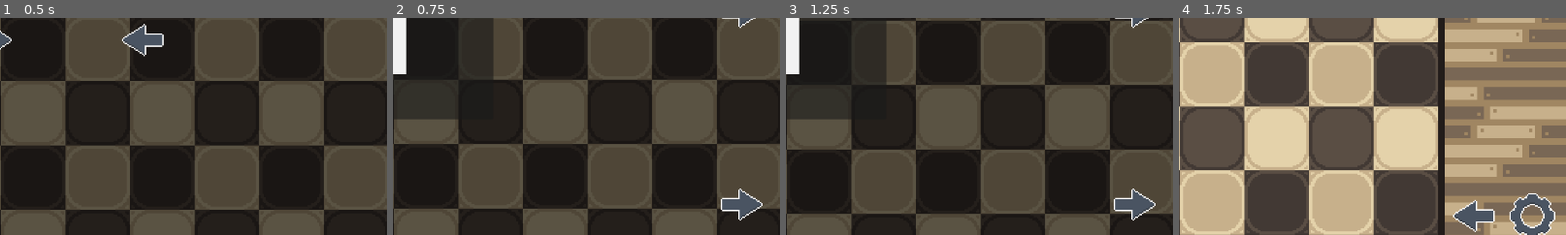
Above: before the commit, frames 1-4 (left to right).
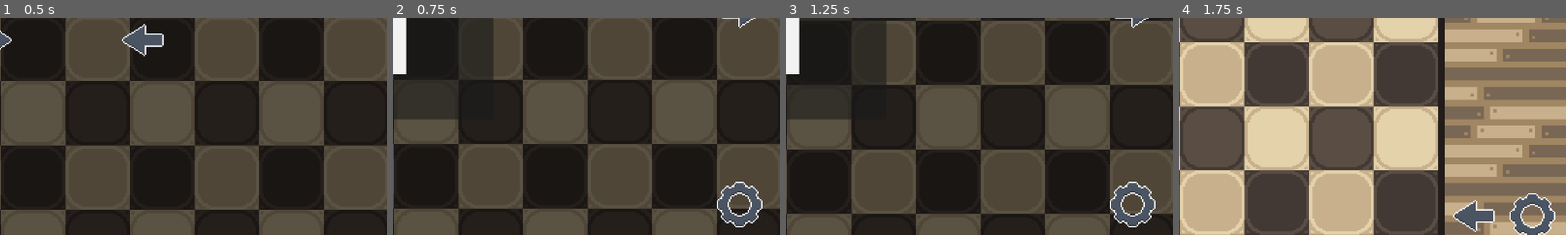
Above: after the commit, the same moments.

Repository: AuraDvin/MvR
Game: Godot game, scene res://levels/menus/main_menu/main_menu.tscn
The game is run twice, just before and just after one commit, with the same random seed, the same clock (stepped at 60 frames per second) and the same inputs.
Inputs (mouse positions are % of the whole screen's width and height, from its top left):
- Up to frame 1 (0.5 s): no input
- Up to frame 2 (0.75 s): click (50, 53) at 0.5 s
- Up to frame 3 (1.25 s): no input
- Up to frame 4 (1.75 s): click "1" at 1.25 s
The pictures show only the part of the screen within x 50-100%, y 47-97%; the shares and areas given below are measured in that part.

Frame 1 is identical in both runs. In frame 2, 1.6% of the frame differs, in the area x 83-96%, y 75-97%; in frame 3, 1.6%; in frame 4, nothing differs.

Commit message:
Settings icon

Diff:
--- a/levels/menus/level_select/level_select.tscn
+++ b/levels/menus/level_select/level_select.tscn
@@ -1,10 +1,12 @@
-[gd_scene load_steps=6 format=3 uid="uid://ckfkoclivdl6b"]
+[gd_scene load_steps=8 format=3 uid="uid://ckfkoclivdl6b"]
 
 [ext_resource type="Script" uid="uid://yi6swm0thjm7" path="res://levels/menus/level_select/level_select.gd" id="1_j0g6b"]
 [ext_resource type="PackedScene" uid="uid://dpxxvou3uyr11" path="res://levels/menus/level_select/level_picker.tscn" id="2_u4u3e"]
 [ext_resource type="Texture2D" uid="uid://cwtr0qbej2i88" path="res://assets/textures/button-back-normal.png" id="3_u4u3e"]
 [ext_resource type="Texture2D" uid="uid://bralhae1f5kru" path="res://assets/textures/button-back-hover.png" id="4_ekgce"]
+[ext_resource type="Texture2D" uid="uid://bwu6gk3a5366p" path="res://assets/textures/button-settings-normal.png" id="5_dts2c"]
 [ext_resource type="PackedScene" uid="uid://crgs58y67etoe" path="res://levels/menus/menu-bg/menu_bg.tscn" id="5_h7c00"]
+[ext_resource type="Texture2D" uid="uid://on86gvdlm4f5" path="res://assets/textures/button-settings-hover.png" id="6_o1li7"]
 
 [node name="LevelSelect" type="Control"]
 layout_mode = 3
@@ -55,8 +57,8 @@
 size_flags_horizontal = 8
 size_flags_vertical = 4
 focus_mode = 0
-texture_normal = ExtResource("3_u4u3e")
-texture_hover = ExtResource("4_ekgce")
+texture_normal = ExtResource("5_dts2c")
+texture_hover = ExtResource("6_o1li7")
 flip_h = true
 
 [node name="menuBg" parent="." instance=ExtResource("5_h7c00")]
